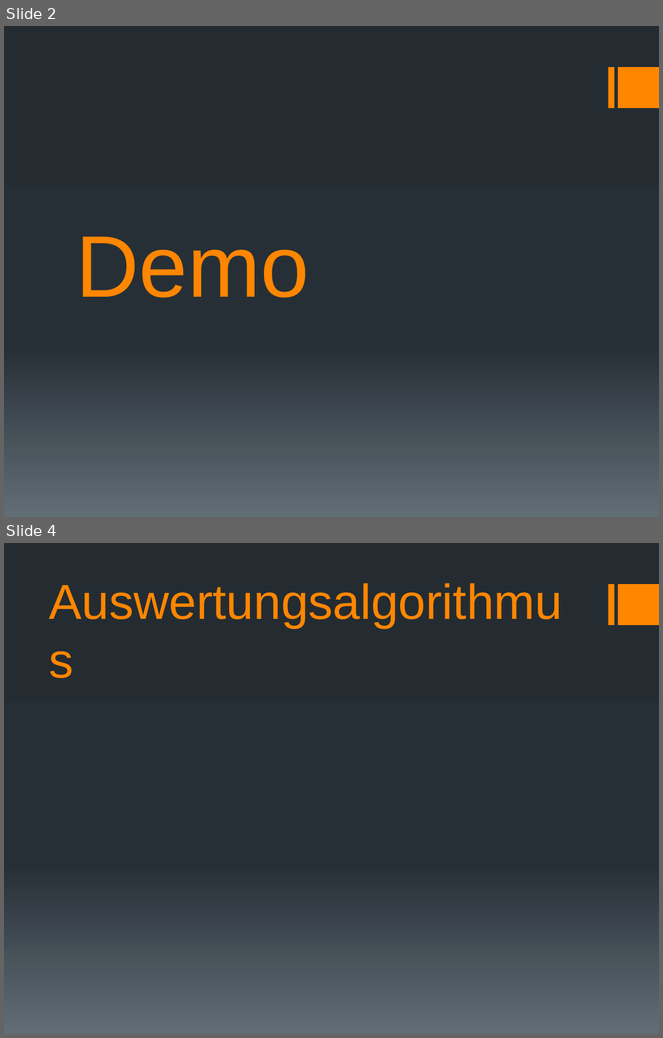
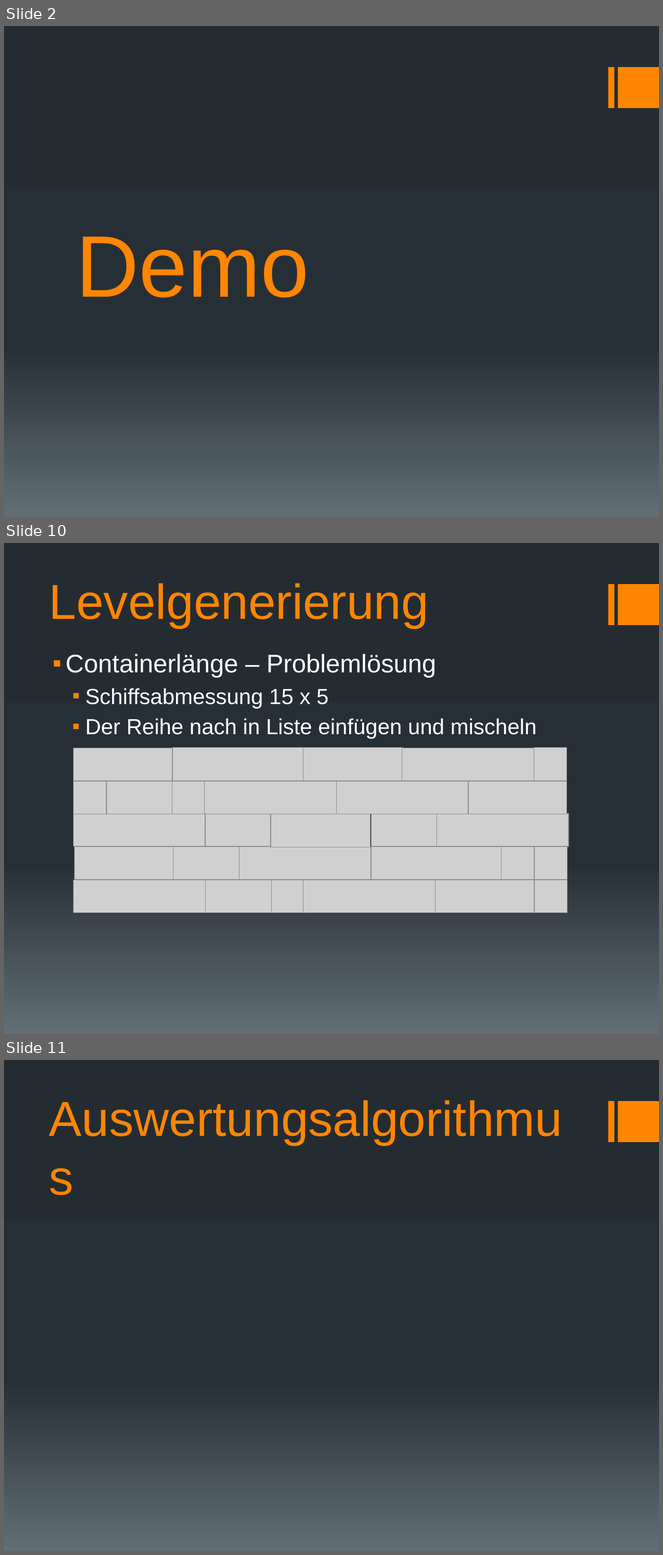
Before and after one commit to docker-apps/Docker, a slide deck: Documents/Design/Design_Präsentation_v1.pptx. Shown one above the other, each under a label of ours: slides 2 and 4 before the commit, slides 2, 10 and 11 after it; the slides between them are not shown. The pictures are 663x1038 and 663x1555 pixels, drawn with LibreOffice and Linux fonts; fonts in the diff are those of the drawing; grey boxes stand for pictures. Boxes give left, top, right and bottom in pixels: in the first picture for what was removed or moved away, otherwise in the second. Text is boxed around its words. In the diff, an @@ line names an element or a change of style, - is before the commit and + after.

```diff
--- a/Documents/Design/Design_Präsentation_v1.pptx
+++ b/Documents/Design/Design_Präsentation_v1.pptx
@@ slide 10 added at (4, 543, 659, 1034), background gradient #242C33 to #273037 to #636D76; not listed: 2 template elements that a slide beside it also shows @@
@@ title added at (49, 583, 429, 628), 54 pt, text #FF8600 @@
+Levelgenerierung
@@ text added at (65, 654, 537, 739), 24 pt, text #FFFFFF @@
+▪ Containerlänge – Problemlösung
+  ▪ Schiffsabmessung 15 x 5
+  ▪ Der Reihe nach in Liste einfügen und mischeln
@@ picture added at (74, 748, 172, 781) @@
@@ picture added at (172, 748, 304, 781) @@
@@ picture added at (304, 748, 403, 782) @@
@@ picture added at (402, 748, 534, 781) @@
@@ picture added at (534, 748, 567, 781) @@
@@ picture added at (74, 782, 106, 814) @@
@@ picture added at (106, 782, 172, 814) @@
@@ picture added at (172, 782, 205, 814) @@
@@ picture added at (205, 782, 336, 814) @@
@@ picture added at (336, 782, 468, 814) @@
@@ picture added at (468, 782, 568, 814) @@
@@ picture added at (74, 813, 205, 846) @@
@@ picture added at (205, 813, 271, 846) @@
@@ picture added at (271, 814, 370, 848) @@
@@ picture added at (371, 813, 437, 846) @@
@@ picture added at (437, 813, 569, 846) @@
@@ picture added at (75, 847, 174, 880) @@
@@ picture added at (173, 847, 239, 880) @@
@@ picture added at (239, 847, 371, 880) @@
@@ picture added at (371, 847, 503, 880) @@
@@ picture added at (501, 847, 534, 880) @@
@@ picture added at (534, 846, 567, 879) @@
@@ picture added at (74, 880, 205, 913) @@
@@ picture added at (206, 880, 272, 913) @@
@@ picture added at (271, 880, 304, 913) @@
@@ picture added at (304, 880, 435, 913) @@
@@ picture added at (435, 880, 534, 913) @@
@@ picture added at (534, 880, 567, 913) @@
@@ what was slide 4 is now slide 11 @@
```
Also in this commit, not shown: 7 other slides added, 1 slide removed.
